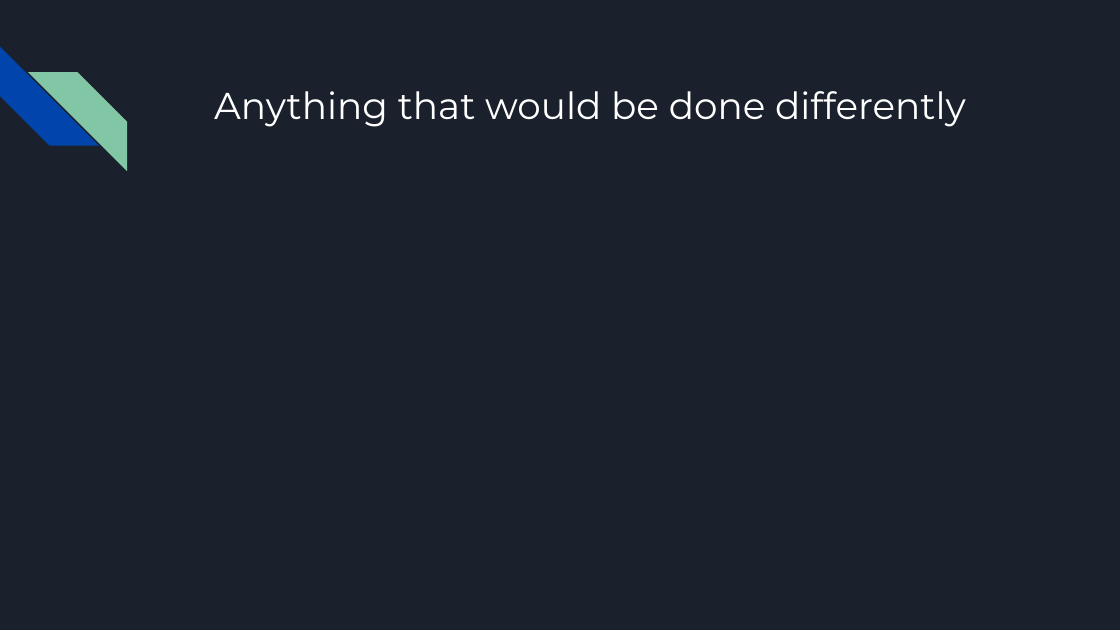
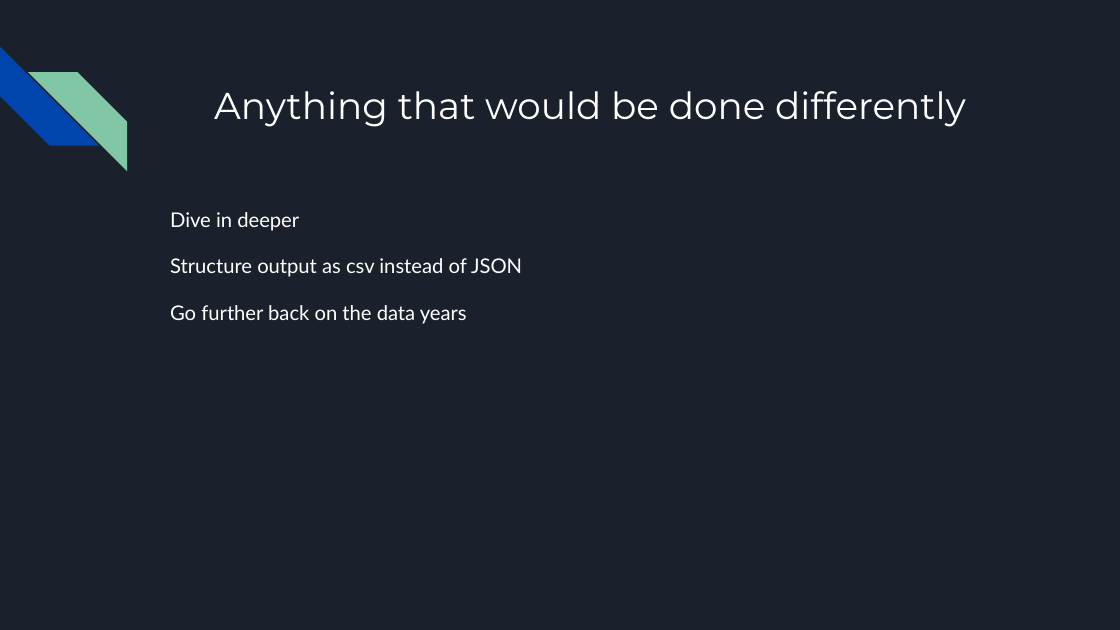
Before and after one commit to VickyCarlson/PCI_Growth, a slide deck: slide 15 of Effect of Educational Attainment on per Capita Growth by State.pptx. Drawn at 1120x630 pixels with LibreOffice and Linux fonts; fonts in the diff are those of the drawing. Boxes give left, top, right and bottom in pixels: in the first picture for what was removed or moved away, otherwise in the second. Text is boxed around its words. In the diff, an @@ line names an element or a change of style, - is before the commit and + after.

```diff
--- a/Effect of Educational Attainment on per Capita Growth by State.pptx
+++ b/Effect of Educational Attainment on per Capita Growth by State.pptx
@@ text added at [170,212,522,324], 13 pt, text #FFFFFF @@
+Dive in deeper
+Structure output as csv instead of JSON
+Go further back on the data years
```
Also in this commit, not shown: 4 other slides changed, 3 slides added, 3 slides removed.
